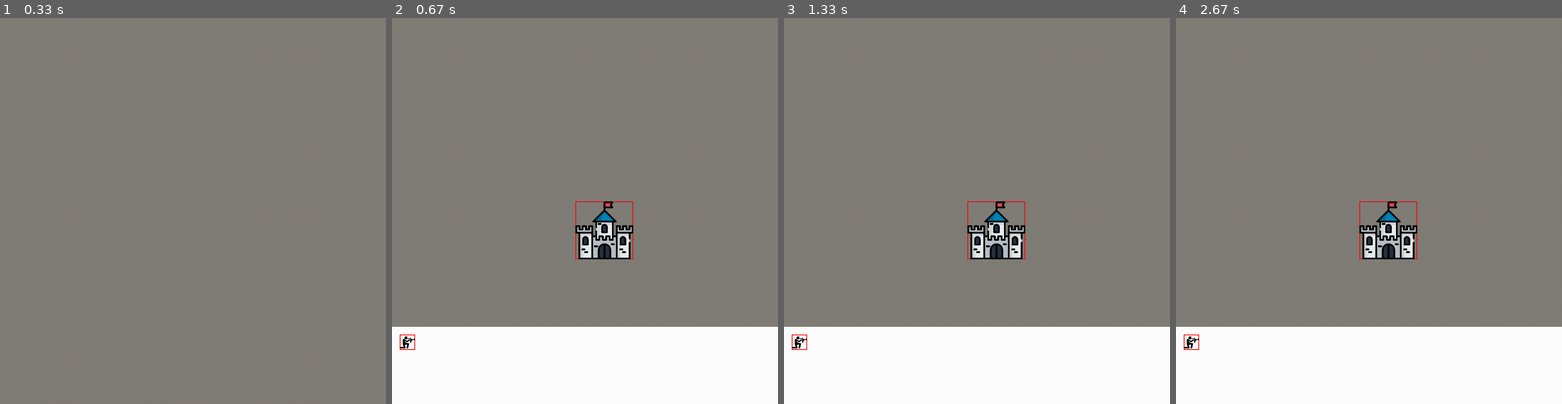
Above: before the commit, frames 1-4 (left to right).
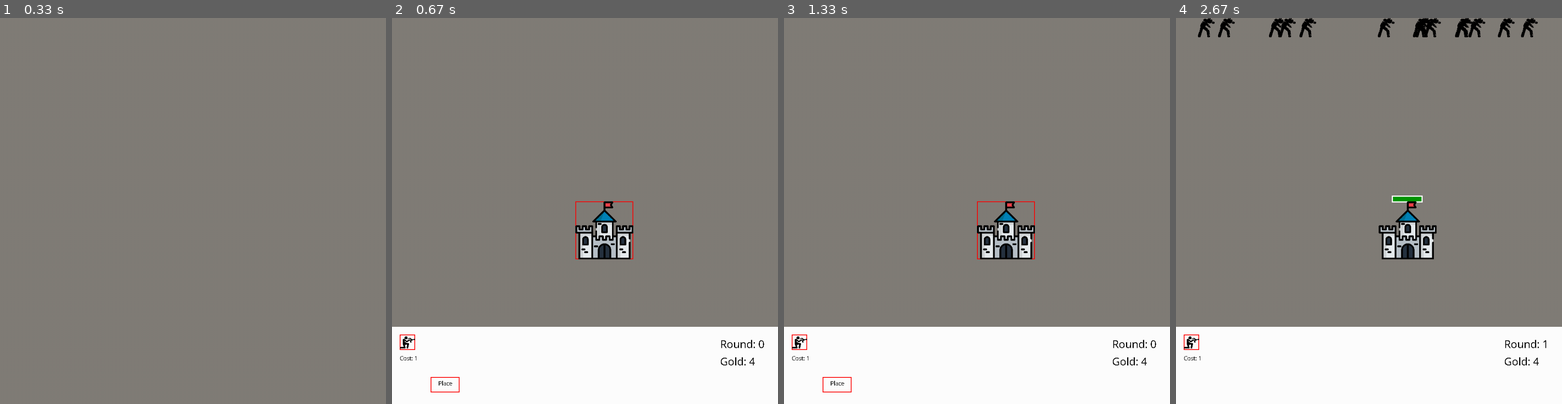
Above: after the commit, the same moments.

Repository: toadmengo/Towerdefense
Game: pygame game, started from td.py
The game is run twice, just before and just after one commit, with the same random seed, the same clock (stepped at 60 frames per second) and the same inputs.
Inputs (mouse positions are in pixels of both pictures, inside the frame that each line leads up to):
- Up to frame 1 (0.33 s): no input
- Up to frame 2 (0.67 s): tap Space at 0.33 s
- Up to frame 3 (1.33 s): click (1135, 384) at 0.72 s; hold Shift from 1 s (still down); hold D from 1 s (still down); tap Space at 1.07 s
- Up to frame 4 (2.67 s): tap Space at 1.37, 1.57, 1.87 s; release Shift at 1.47 s; release D at 1.47 s; hold Right 1.5-1.97 s; click (1230, 384) at 2.05 s, where only the run after the commit has a clickable "Place"; click (1527, 384) at 2.38 s, where only the run after the commit has a clickable "Start"

Frame 1 is identical in both runs. In frame 2, 0.3% of the frame differs, in the area x 2-97%, y 83-97%; in frame 3, 1.9%; in frame 4, 3.5%, in the area x 2-96%, y 0-90%.

Commit message:
new stuff

Diff:
--- a/td.py
+++ b/td.py
@@ -4,6 +4,11 @@
 
 pygame.init()
 screen= pygame.display.set_mode((1000,1000))
+
+pygame.font.init() # you have to call this at the start,
+                   # if you want to use this module.
+myfont = pygame.font.SysFont('Comic Sans MS', 30)
+myfont2= pygame.font.SysFont('Comic Sans MS', 16)
 
 x=475
 y=475
@@ -23,10 +28,14 @@
 phase=0 ###phase tells the game what round it's on
 fighting=False
 
+gold=4
+
 
 placing_tile=False
 
 shotcount=0
+
+gamestart=False
 
 def round25(x):
     rounded=round(x/25)
@@ -49,23 +58,23 @@
         pressed_keys = pygame.key.get_pressed()
 
         if pressed_keys[pygame.K_LSHIFT] or pressed_keys[pygame.K_RSHIFT]: ##Move faster when left shifting!
-            if pressed_keys[pygame.K_LEFT] and self.x>self.vel*2.5:
+            if (pressed_keys[pygame.K_LEFT] or pressed_keys[pygame.K_a]) and self.x>self.vel*2.5:
                 self.x-=self.vel*2.5
-            if pressed_keys[pygame.K_RIGHT] and self.x<1000-self.width-self.vel*2.5:
+            if (pressed_keys[pygame.K_RIGHT] or pressed_keys[pygame.K_d])and self.x<1000-self.width-self.vel*2.5:
                 self.x+=self.vel*2.5
-            if pressed_keys[pygame.K_UP] and self.y>self.vel*2.5:
+            if (pressed_keys[pygame.K_UP] or pressed_keys[pygame.K_w])and self.y>self.vel*2.5:
                 self.y-=self.vel*2.5
-            if pressed_keys[pygame.K_DOWN] and self.y<1000-self.height-self.vel*2.5:
+            if (pressed_keys[pygame.K_DOWN] or pressed_keys[pygame.K_s])and self.y<800-self.height-self.vel*2.5:
                 self.y+=self.vel*2.5
 
         else:
-            if pressed_keys[pygame.K_LEFT] and self.x>self.vel:
+            if (pressed_keys[pygame.K_LEFT] or pressed_keys[pygame.K_a]) and self.x>self.vel:
                 self.x-=self.vel
-            if pressed_keys[pygame.K_RIGHT] and self.x<1000-self.width-self.vel:
+            if (pressed_keys[pygame.K_RIGHT] or pressed_keys[pygame.K_d]) and self.x<1000-self.width-self.vel:
                 self.x+=self.vel
-            if pressed_keys[pygame.K_UP] and self.y>self.vel:
+            if (pressed_keys[pygame.K_UP] or pressed_keys[pygame.K_w]) and self.y>self.vel:
                 self.y-=self.vel
-            if pressed_keys[pygame.K_DOWN] and self.y<1000-self.height-self.vel:
+            if (pressed_keys[pygame.K_DOWN] or pressed_keys[pygame.K_s]) and self.y<800-self.height-self.vel:
                 self.y+=self.vel
             self.center= [round(self.x+self.width/2), round(self.y+self.height/2)]
 
@@ -98,10 +107,18 @@
         screen.blit(self.surf, (self.x,self.y))
 
     def drawhpbox(self):
-        hpoutline= (self.center[0]-20, self.y-15, 40, 15)
-        hpbox= (self.center[0]-20, self.y-15, 40*self.hp/self.maxhp, 15)
-        pygame.draw.rect(screen, (255,0,0), hpoutline , 4)
-        pygame.draw.rect(screen, (60,80,240), hpbox , 0)
+        if self.maxhp<=40:
+            maxhp=self.maxhp
+        else:
+            maxhp=40
+        hpoutline= (self.center[0]-self.hp, self.y-15, maxhp*2, round(maxhp/3)+5)
+        hpbox= (self.center[0]-self.hp, self.y-15, maxhp*2*self.hp/self.maxhp, round(maxhp/3)+5)
+        if self.good:
+            pygame.draw.rect(screen, (0,150,0), hpbox , 0)
+        else:
+            pygame.draw.rect(screen, (150,0,50), hpbox , 0)
+        pygame.draw.rect(screen, (255,255,255), hpoutline , 3)
+
     def drawhitbox(self, screen):
         self.hitbox=(round25(self.x), round25(self.y),self.width,self.height)
         pygame.draw.rect(screen, (255,0,0),self.hitbox, 2)
@@ -154,6 +171,7 @@
         self.right=True
         self.up=False
         self.down=False
+        self.good=True
 
 
 class soldier(object):
@@ -171,6 +189,8 @@
         self.right=True
         self.up=False
         self.down=False
+        self.cost=1
+        self.good=True
 
 
 class zombie(object):
@@ -184,11 +204,12 @@
         self.hp=10
         self.maxhp=self.hp
         self.dmg=2
-        self.spawnlocatedistance=475-x
+        super().__init__(ID, x, y, vel)
+        self.spawnlocatedistance=(thinglist[0].center[0]-(self.width/2))-self.x
         self.delay=delay
-        super().__init__(ID, x, y, vel)
         self.shot=0
         self.shotcount=random.choice(range(0,99))
+        self.good=False
 
     def zombiemove(self):
         self.center= [round(self.x+self.width/2), round(self.y+self.height/2)]
@@ -206,7 +227,7 @@
                 if thinglist[i].hp>=0.1: ####Damage Computation
                     thinglist[i].hp-=self.dmg/1000
             if movement:
-                xvec=self.spawnlocatedistance/sqrt((self.spawnlocatedistance**2)+(475**2))
+                xvec=self.spawnlocatedistance/sqrt((self.spawnlocatedistance**2)+((thinglist[0].center[1]-(self.height/2))**2))
                 yvec= 475/sqrt((self.spawnlocatedistance**2)+(475**2))
                 self.x+=.2*xvec* self.vel
                 self.y+=.2*yvec* self.vel
@@ -220,27 +241,67 @@
         else:
             self.img=self.imglist[0]
 
-
 class button():
     def __init__(self):
         self.width=40
         self.height=40
 
-
-
     def draw(self):
         self.img=pygame.transform.scale(self.img, (self.width,self.height))
         pygame.draw.rect(screen, (255,0,0),self.rect, 2)
         screen.blit(self.img, (self.x,self.y))
-
+        self.textsurface= myfont2.render(f'Cost: {self.cost}', False, (0, 0, 0))
+        screen.blit(self.textsurface, (self.x,self.y+self.height+10))
 
     def clickedon(self, pos):
-        soldier=self.soldier
         if self.rect.collidepoint(pos):
-            thinglist.append(soldier)
             return True
         else:
             return False
+
+    def spawnthing(self):
+        global gold
+        global number_of_objects
+        if gold-self.soldier.cost<0:
+            return False
+        else:
+            thinglist.append(self.soldier)
+            gold-=self.soldier.cost
+            number_of_objects+=1
+            return True
+
+    def drawfuncbutton(self):
+        pygame.draw.rect(screen, (255,0,0),self.rect, 2)
+        self.textsurface= myfont2.render(f'{self.func}', False, (0, 0, 0))
+        screen.blit(self.textsurface, (self.x+20,self.y+5))
+
+class startbutton(button):
+    def __init__(self):
+        button.__init__(self)
+        self.x=875
+        self.y=930
+        self.height=40
+        self.width=75
+        self.rect=pygame.Rect(self.x,self.y,self.width, self.height)
+        self.func= 'Start'
+class placebutton(button):
+    def __init__(self):
+        button.__init__(self)
+        self.x=100
+        self.y=930
+        self.height=40
+        self.width=75
+        self.rect=pygame.Rect(self.x,self.y,self.width, self.height)
+        self.func= 'Place'
+class deletebutton(button):
+    def __init__(self):
+        button.__init__(self)
+        self.x=200
+        self.y=930
+        self.height=40
+        self.width=75
+        self.rect=pygame.Rect(self.x,self.y,self.width, self.height)
+        self.func= 'Delete'
 
 class button1(button, soldier):
     def __init__(self):
@@ -250,8 +311,7 @@
         self.soldier=soldier(number_of_objects, x, y, vel)
         self.img=self.soldier.img
         self.rect=pygame.Rect(self.x,self.y,self.width, self.height)
-
-
+        self.cost=self.soldier.cost
 
 thinglist=[]
 thinglist.append(castle(-1, x, y, vel))
@@ -268,7 +328,25 @@
 
     ###Create a sidebar
         pygame.draw.rect(screen, (255,255,255), (0,800,1000,200), 0)
-        b1.draw()
+        b1.draw() #Button
+        textsurface= myfont.render(f'Gold: {gold}', False, (0, 0, 0))
+        screen.blit(textsurface,(850, 870)) #show gold
+        textsurface= myfont.render(f'Round: {phase}', False, (0, 0, 0))
+        screen.blit(textsurface,(850, 825)) #show gold
+        if not placing_tile and not fighting:
+            start.drawfuncbutton()
+        elif placing_tile and not fighting:
+            place.drawfuncbutton()
+            if number_of_objects>=2:
+                delete.drawfuncbutton()
+
+        if fighting:
+            for i in range(zombiecount):
+                zombielist[i].zombiemove()
+                zombielist[i].draw()
+                zombielist[i].zombieanimate()
+                zombielist[i].drawhpbox()
+                zombielist[i].shot=0
 
         if placing_tile and not fighting:
             thinglist[number_of_objects-1].moveobject() ##This line ensures that only the most recent object is allowed to move
@@ -285,13 +363,7 @@
                 thinglist[i].drawhpbox()
         thinglist[0].draw()
 
-        if fighting:
-            for i in range(zombiecount):
-                zombielist[i].zombiemove()
-                zombielist[i].draw()
-                zombielist[i].zombieanimate()
-                zombielist[i].drawhpbox()
-                zombielist[i].shot=0
+
 
     pygame.display.update()
 
@@ -313,33 +385,48 @@
             gridon = not gridon
 
         if not fighting:
-            if not placing_tile:
-                if event.type== pygame.MOUSEBUTTONUP and number_of_objects>=1:
-                    pos=pygame.mouse.get_pos()
-                    if b1.clickedon(pos):
+            if event.type == pygame.KEYDOWN:
+                if event.key==pygame.K_SPACE:
+                    if number_of_objects==0:
+                        gamestart=True
                         number_of_objects+=1
+                        placing_tile=True
+                        ###Initialize buttons here!
+                        start=startbutton()
+                        place=placebutton()
+                        delete=deletebutton()
                         b1=button1()
-                        placing_tile=not placing_tile
-                if event.type == pygame.KEYDOWN:
-                    if event.key==pygame.K_SPACE:
-                        if number_of_objects==0:
-                            number_of_objects+=1
-                            placing_tile=not placing_tile
-                            b1=button1()
-                            ###spawn zombie mechanism
-                        if number_of_objects==5 and phase==0:
-                            #####Zombie creation list
-                            zombielist=[]
-                            zombiecount=15
-                            globaldelay=0 ###Sets a delay count that staggers the spawn of zombies
-                            for i in range(zombiecount):
-                                z= random.choice(range(0,950))
-                                delay= random.choice(range(1,4000))
-                                zombielist.append(zombie(i, z, 0, vel, delay))
-                            fighting=True
-
-            elif event.type == pygame.KEYDOWN:
-                if event.key == pygame.K_SPACE and not collision:
+
+            if event.type== pygame.MOUSEBUTTONUP and gamestart==True:
+                pos=pygame.mouse.get_pos()
+                if start.clickedon(pos) and not placing_tile:
+                    #####Zombie creation list
+                    if phase==0:
+                        zombielist=[]
+                        zombiecount=15
+                    globaldelay=0 ###Sets a delay count that staggers the spawn of zombies
+                    for i in range(zombiecount):
+                        z= random.choice(range(0,950))
+                        delay= random.choice(range(1,4000))
+                        zombielist.append(zombie(i, z, 0, vel, delay))
+                    fighting=True
+                    phase+=1
+                    print("'clicked start")
+
+                if delete.clickedon(pos) and placing_tile and number_of_objects>=2:
+                    number_of_objects-=1
+                    thinglist.pop(number_of_objects)
+                    placing_tile= False
+                    print('clicked delete')
+
+                if b1.clickedon(pos) and not placing_tile: ###If button clicked on
+                    if b1.spawnthing():
+                        b1=button1() ### reinitilize button
+                        placing_tile=True
+                        print('Button pressed')
+
+
+                if place.clickedon(pos) and not collision and placing_tile:
                     ###Saves object onto nearest grid location
                     thinglist[number_of_objects-1].changex(round25(thinglist[number_of_objects-1].x))
                     thinglist[number_of_objects-1].changey(round25(thinglist[number_of_objects-1].y))
@@ -347,7 +434,8 @@
                     ypos.append(thinglist[number_of_objects-1].y)
                     objectwidth.append(thinglist[number_of_objects-1].width)
                     objectheight.append(thinglist[number_of_objects-1].height)
-                    placing_tile=not placing_tile
+                    placing_tile=False
+                    print('clicked place')
 
     if fighting:
 
